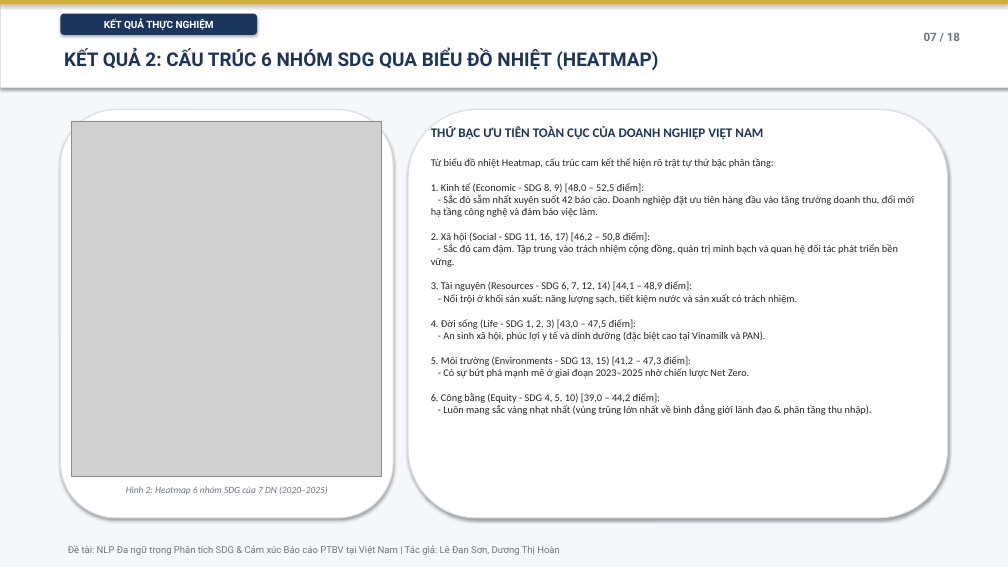
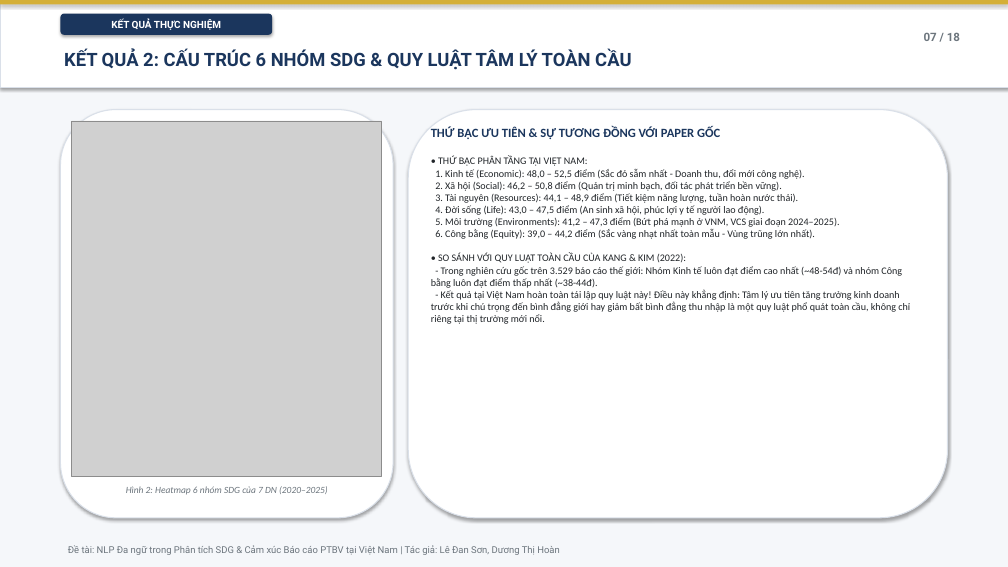
Before and after one commit to sonle17092006/paper_sdg, a slide deck: slide 7 of bao_cao_nghien_cuu_sdg_vietnam.pptx. Drawn at 1008x567 pixels with LibreOffice and Linux fonts; fonts in the diff are those of the drawing; grey boxes stand for pictures. Boxes give left, top, right and bottom in pixels: in the first picture for what was removed or moved away, otherwise in the second. Text is boxed around its words. In the diff, an @@ line names an element or a change of style, - is before the commit and + after.

Commit message:
feat(presentation): upgrade slides v2 with Kang & Kim benchmark, company-specific SDG charts, and Vietnamese sentiment insights

```diff
--- a/bao_cao_nghien_cuu_sdg_vietnam.pptx
+++ b/bao_cao_nghien_cuu_sdg_vietnam.pptx
@@ rounded rectangle "KẾT QUẢ THỰC NGHIỆM": place and size @@
-rounded rectangle "KẾT QUẢ THỰC NGHIỆM" at [60,14,257,35]
+rounded rectangle "KẾT QUẢ THỰC NGHIỆM" at [60,14,272,35]
@@ text at [64,49,631,70]: text changed; size 18 to 17.5 pt @@
-KẾT QUẢ 2: CẤU TRÚC 6 NHÓM SDG QUA BIỂU ĐỒ NHIỆT (HEATMAP)
+KẾT QUẢ 2: CẤU TRÚC 6 NHÓM SDG & QUY LUẬT TÂM LÝ TOÀN CẦU
@@ text at [431,126,910,324]: text changed; size 9.8 to 9.6 pt @@
-THỨ BẬC ƯU TIÊN TOÀN CỤC CỦA DOANH NGHIỆP VIỆT NAM
-Từ biểu đồ nhiệt Heatmap, cấu trúc cam kết thể hiện rõ trật tự thứ bậc phân tầng:
-1. Kinh tế (Economic - SDG 8, 9) [48,0 – 52,5 điểm]:
-- Sắc đỏ sẫm nhất xuyên suốt 42 báo cáo. Doanh nghiệp đặt ưu tiên hàng đầu vào tăng trưởng doanh thu, đổi mới hạ tầng công nghệ và đảm bảo việc làm.
-2. Xã hội (Social - SDG 11, 16, 17) [46,2 – 50,8 điểm]:
-- Sắc đỏ cam đậm. Tập trung vào trách nhiệm cộng đồng, quản trị minh bạch và quan hệ đối tác phát triển bền vững.
-3. Tài nguyên (Resources - SDG 6, 7, 12, 14) [44,1 – 48,9 điểm]:
-- Nổi trội ở khối sản xuất: năng lượng sạch, tiết kiệm nước và sản xuất có trách nhiệm.
-4. Đời sống (Life - SDG 1, 2, 3) [43,0 – 47,5 điểm]:
-- An sinh xã hội, phúc lợi y tế và dinh dưỡng (đặc biệt cao tại Vinamilk và PAN).
-5. Môi trường (Environments - SDG 13, 15) [41,2 – 47,3 điểm]:
-- Có sự bứt phá mạnh mẽ ở giai đoạn 2023–2025 nhờ chiến lược Net Zero.
-6. Công bằng (Equity - SDG 4, 5, 10) [39,0 – 44,2 điểm]:
-- Luôn mang sắc vàng nhạt nhất (vùng trũng lớn nhất về bình đẳng giới lãnh đạo & phân tầng thu nhập).
+THỨ BẬC ƯU TIÊN & SỰ TƯƠNG ĐỒNG VỚI PAPER GỐC
+• THỨ BẬC PHÂN TẦNG TẠI VIỆT NAM:
+1. Kinh tế (Economic): 48,0 – 52,5 điểm (Sắc đỏ sẫm nhất - Doanh thu, đổi mới công nghệ).
+2. Xã hội (Social): 46,2 – 50,8 điểm (Quản trị minh bạch, đối tác phát triển bền vững).
+3. Tài nguyên (Resources): 44,1 – 48,9 điểm (Tiết kiệm năng lượng, tuần hoàn nước thải).
+4. Đời sống (Life): 43,0 – 47,5 điểm (An sinh xã hội, phúc lợi y tế người lao động).
+5. Môi trường (Environments): 41,2 – 47,3 điểm (Bứt phá mạnh ở VNM, VCS giai đoạn 2024–2025).
+6. Công bằng (Equity): 39,0 – 44,2 điểm (Sắc vàng nhạt nhất toàn mẫu - Vùng trũng lớn nhất).
+• SO SÁNH VỚI QUY LUẬT TOÀN CẦU CỦA KANG & KIM (2022):
+- Trong nghiên cứu gốc trên 3.529 báo cáo thế giới: Nhóm Kinh tế luôn đạt điểm cao nhất (~48-54đ) và nhóm Công bằng luôn đạt điểm thấp nhất (~38-44đ).
+- Kết quả tại Việt Nam hoàn toàn tái lập quy luật này! Điều này khẳng định: Tâm lý ưu tiên tăng trưởng kinh doanh trước khi chú trọng đến bình đẳng giới hay giảm bất bình đẳng thu nhập là một quy luật phổ quát toàn cầu, không chỉ riêng tại thị trường mới nổi.
```
Also in this commit, not shown: 15 other slides changed, 6 other files.
